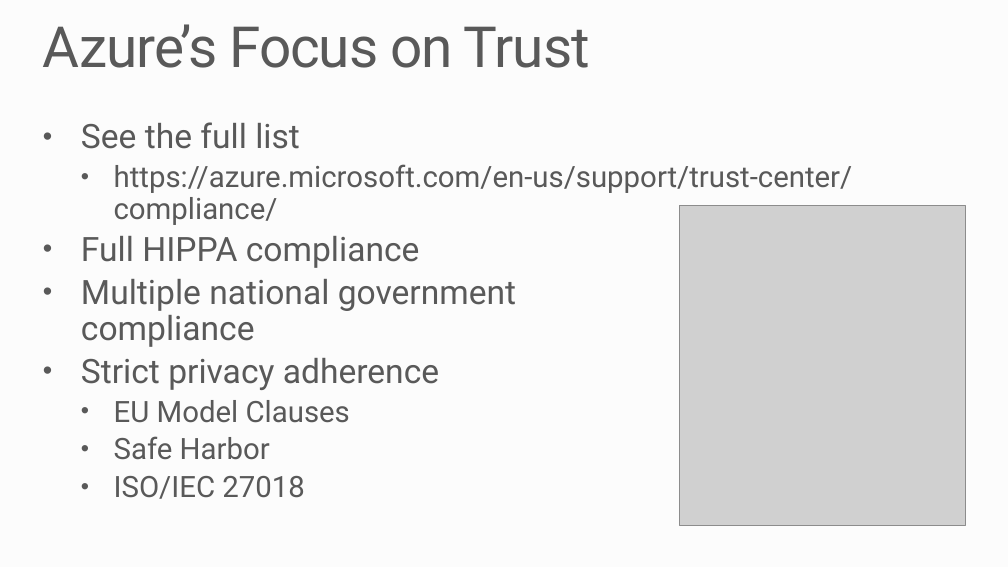
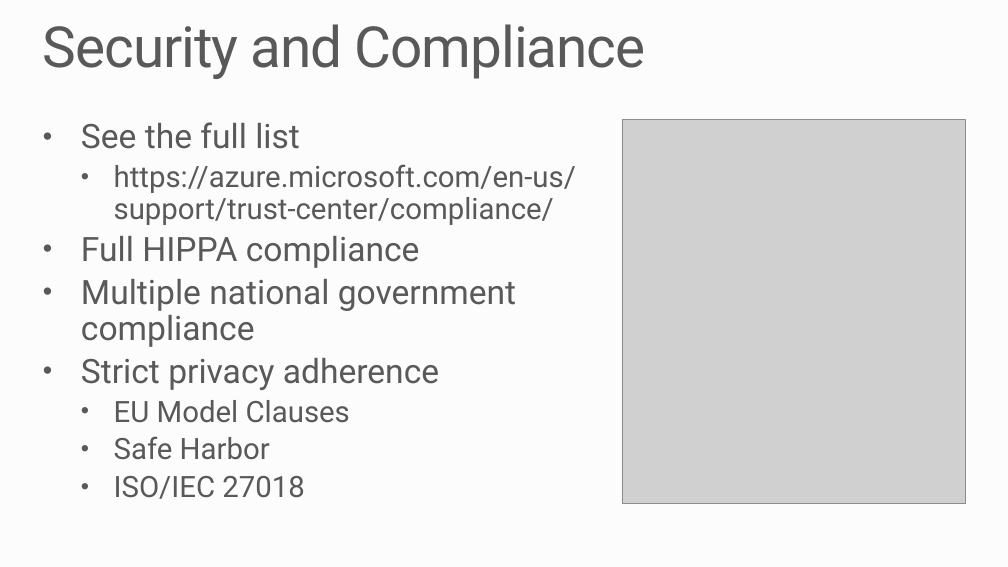
Before and after one commit to MSRConnections/Azure-training-course, a slide deck: slide 12 of Content/Introduction/Azure Overview.pptx. Drawn at 1008x567 pixels with LibreOffice and Linux fonts; fonts in the diff are those of the drawing; grey boxes stand for pictures; background and template pictures are left out. Boxes give left, top, right and bottom in pixels: in the first picture for what was removed or moved away, otherwise in the second. Text is boxed around its words. In the diff, an @@ line names an element or a change of style, - is before the commit and + after.

```diff
--- a/Content/Introduction/Azure Overview.pptx
+++ b/Content/Introduction/Azure Overview.pptx
@@ title at (43, 24, 646, 79): text changed @@
-Azure’s Focus on Trust
+Security and Compliance
@@ text "See the full list" rewrapped from (81, 122, 853, 499) to (81, 122, 576, 499) @@
@@ picture: place and size @@
-picture at (679, 206, 965, 526)
+picture at (622, 119, 966, 504)
```
Also in this commit, not shown: 7 other slides changed, 1 slide added, 3 slides removed.
